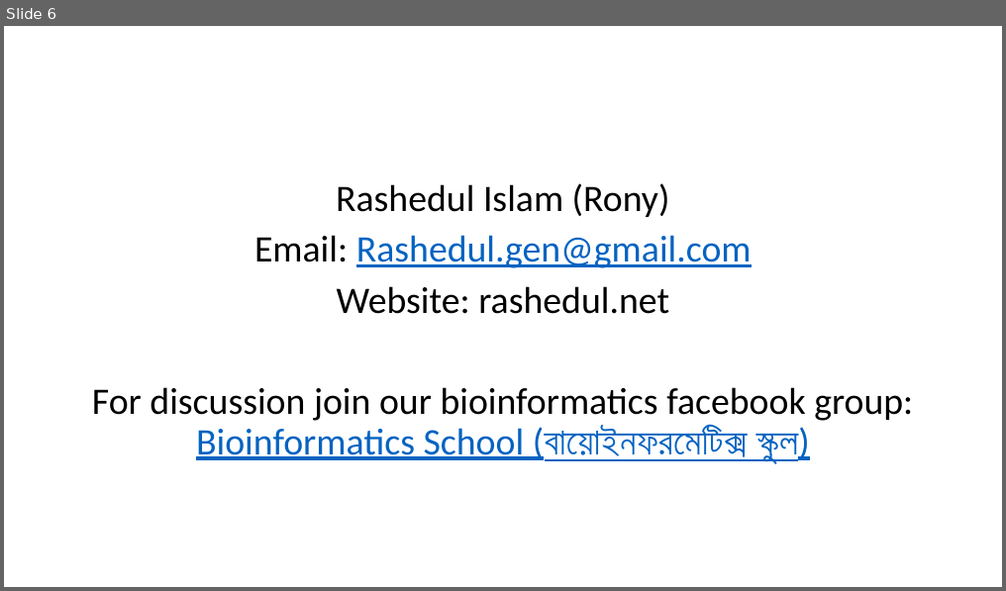
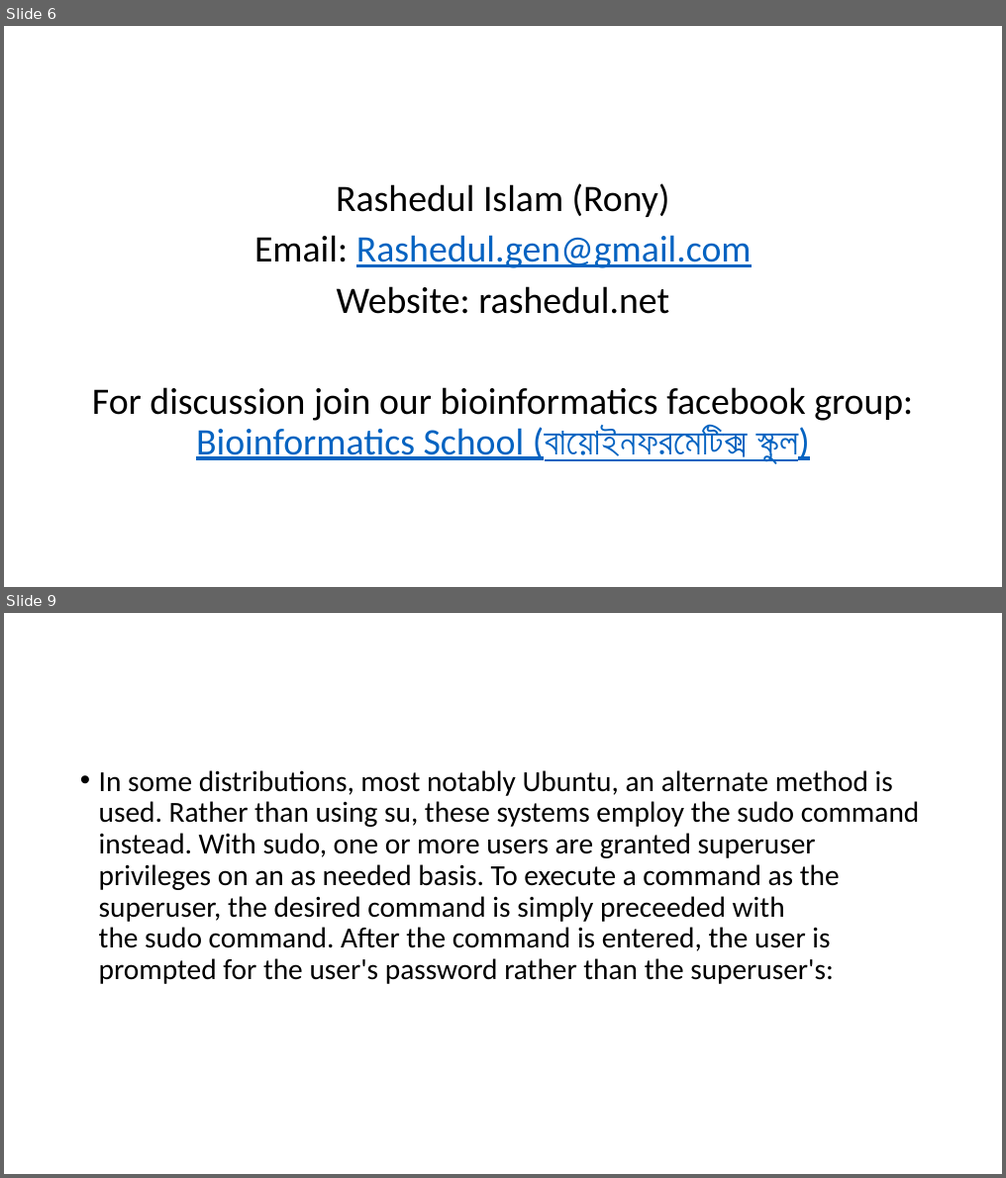
Before and after one commit to Rashedul/Linux-for-Genomics-Bangla-Tutorial, a slide deck: files/slides.pptx. Shown one above the other, each under a label of ours: slide 6 before the commit, slides 6 and 9 after it; the slides between them are not shown. The pictures are 1006x591 and 1006x1178 pixels, drawn with LibreOffice and Linux fonts; fonts in the diff are those of the drawing. Boxes give left, top, right and bottom in pixels: in the first picture for what was removed or moved away, otherwise in the second. Text is boxed around its words. In the diff, an @@ line names an element or a change of style, - is before the commit and + after.

```diff
--- a/files/slides.pptx
+++ b/files/slides.pptx
@@ slide 9 added at (4, 613, 1002, 1174), background #FFFFFF @@
@@ text added at (99, 770, 919, 984), 28 pt, text #000000 @@
+• In some distributions, most notably Ubuntu, an alternate method is used. Rather than using su, these systems employ the sudo command instead. With sudo, one or more users are granted superuser privileges on an as needed basis. To execute a command as the superuser, the desired command is simply preceeded with the sudo command. After the command is entered, the user is prompted for the user's password rather than the superuser's:
```
Also in this commit, not shown: 1 slide changed, 1 other slide added, 1 other file.
